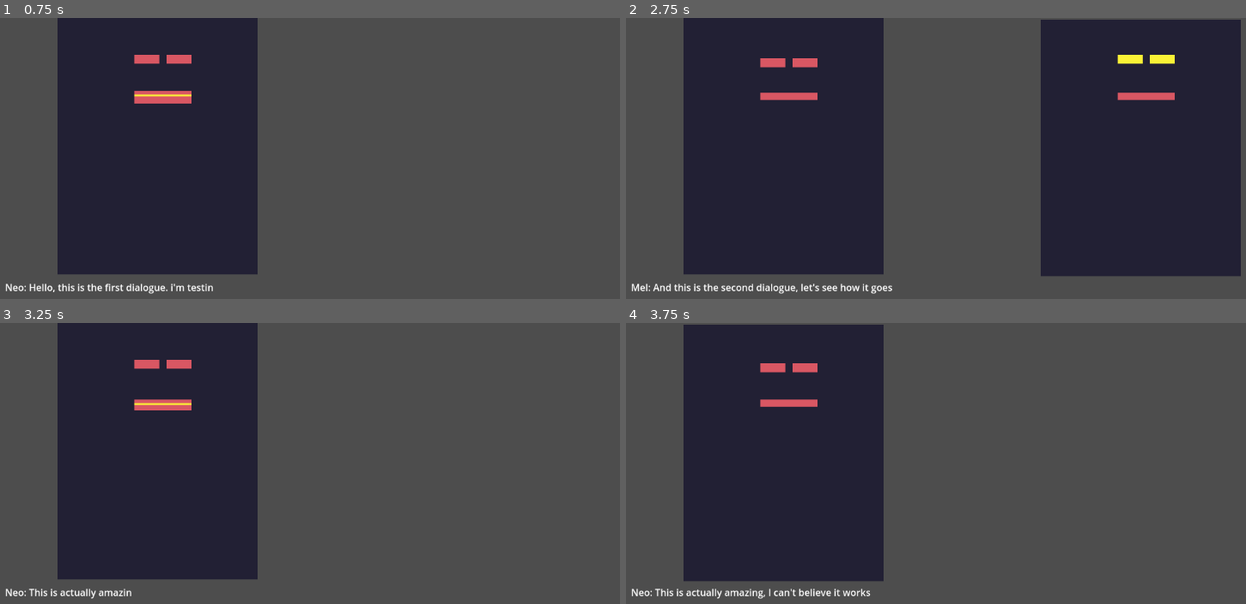
Above: before the commit, frames 1-4 (two rows, left to right).
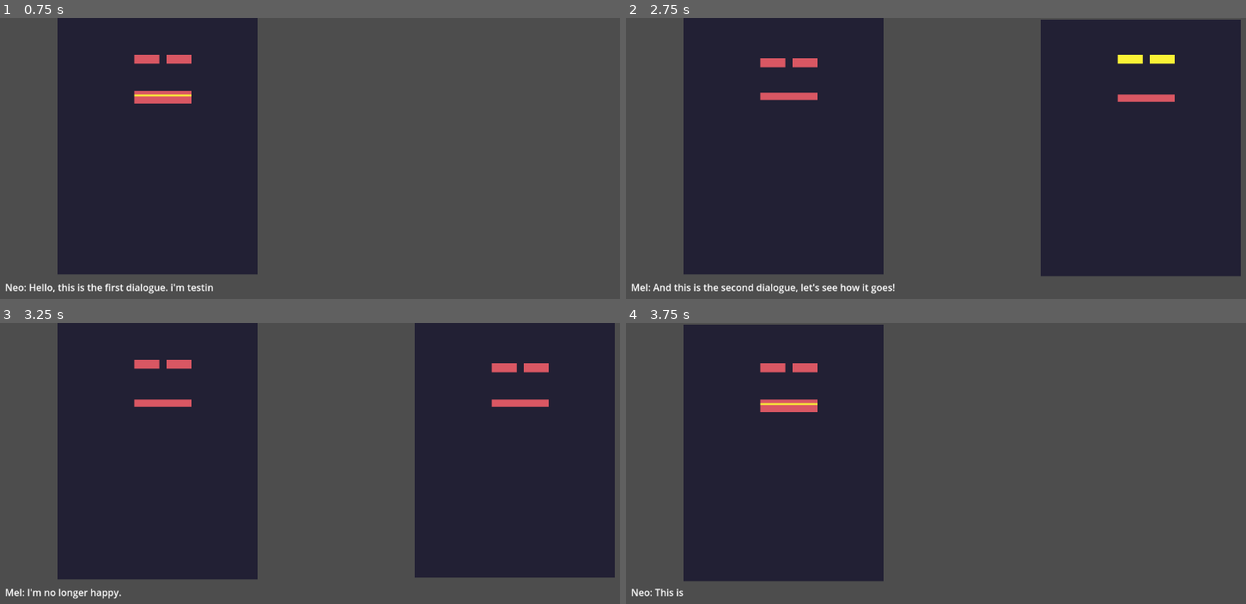
Above: after the commit, the same moments.

Repository: LuisGarrillo/Neo-Mel-vn
Game: Godot game, scene res://scenes/frames/scene_frame.tscn
Two runs of this game, one before a commit and one after it. Both use one fixed random seed, a clock stepped at 60 frames per second and the inputs below. This scene is started directly instead of the project's main scene.
Inputs:
- Up to frame 1 (0.75 s): tap Space (accept) at 0.6 s
- Up to frame 2 (2.75 s): tap Space (accept) at 1.35, 2.1 s
- Up to frame 3 (3.25 s): tap Enter at 2.75 s; tap Space (accept) at 2.85 s
- Up to frame 4 (3.75 s): tap Space (accept) at 3.6 s

Frame 1 is identical in both runs. In frame 2, 0.2% of the frame differs, in the area x 43-89%, y 26-98%; in frame 3, 30%, in the area x 1-100%, y 0-99%; in frame 4, 0.7%.

Commit message:
Fix dialogue system

Diff:
--- a/scripts/managers/dialogue_manager.gd
+++ b/scripts/managers/dialogue_manager.gd
@@ -69,7 +69,7 @@
 	dialogue_content += event["content"][dialogue_index]
 	dialogue_index += 1
 
-	if dialogue_index == dialogue_lenght - 1:
+	if dialogue_index == dialogue_lenght:
 		dialogue_finished = true
 		characters.set_talking(data["actors"][event["actor"]]["file_name"])
 
Not shown, changed: assets/dialogues/day1/scene1.txt
